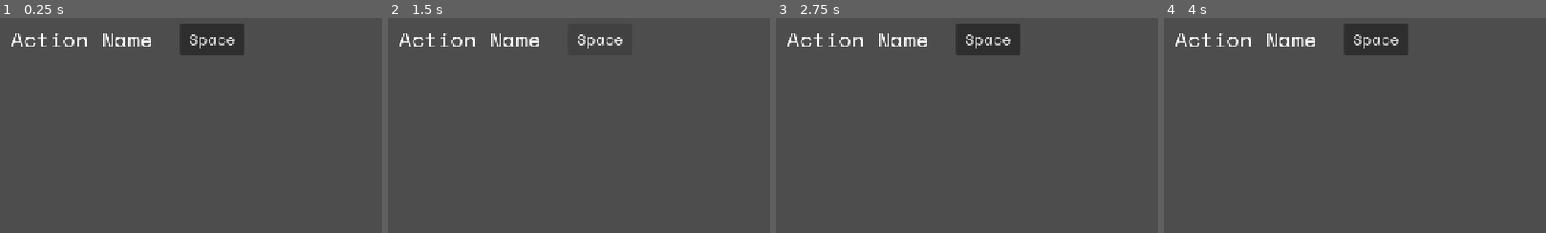
Above: before the commit, frames 1-4 (left to right).
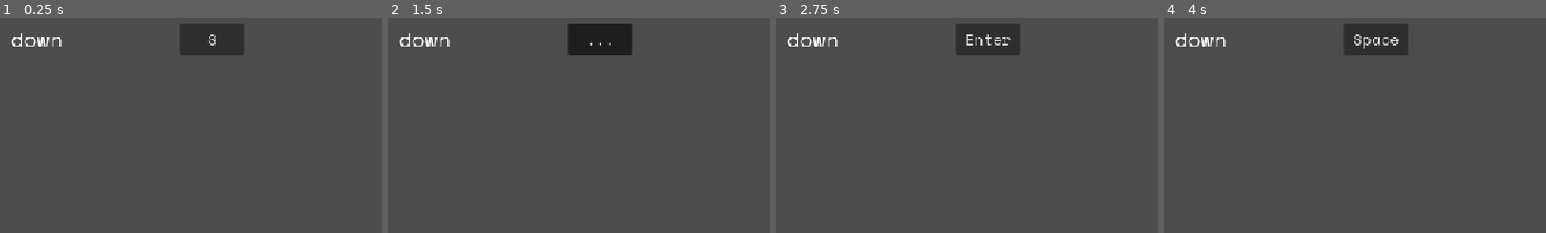
Above: after the commit, the same moments.

Repository: TurbogamesDev/godot-wild-jam-98
Game: Godot game, scene res://assets/scenes/ui/control_remap_item.tscn
The game is run twice, just before and just after one commit, with the same random seed, the same clock (stepped at 60 frames per second) and the same inputs. This scene is started directly instead of the project's main scene.
Inputs (mouse positions are % of the whole screen's width and height, from its top left):
- Up to frame 1 (0.25 s): no input
- Up to frame 2 (1.5 s): click "Space" (after the commit: "S") at 0.5 s; click "Space" (after the commit: "...") at 1.25 s
- Up to frame 3 (2.75 s): tap Enter at 2 s; move the mouse to (72, 45) at 2.02 s; hold D (right) from 2.03 s (still down); click (72, 45) at 2.17 s
- Up to frame 4 (4 s): release D (right) at 2.75 s; click "Space" (after the commit: "Enter") at 2.75 s; tap Space at 3.5 s; move the mouse to (30, 55) at 3.52 s; hold Enter (down, bound only after the commit) from 3.53 s (still down); click (30, 55) at 3.67 s
The pictures show only the part of the screen within x 0-50%, y 0-50%; the shares and areas given below are measured in that part.

The runs differ from the first frame. In frame 1, 1.1% of the frame differs, in the area x 3-62%, y 7-15%; in frame 2, 3.2%, in the area x 3-64%, y 2-18%; in frame 3, 1.1%; in frame 4, 0.8%.

Commit message:
Add ability to change keybinds

Diff:
--- a/assets/scenes/ui/control_remap_item.tscn
+++ b/assets/scenes/ui/control_remap_item.tscn
@@ -7,7 +7,7 @@
 font = ExtResource("2_ym2ta")
 font_size = 32
 
-[node name="ControlRemapItem" type="Control" unique_id=158876102]
+[node name="ControlRemapItem" type="Control" unique_id=158876102 node_paths=PackedStringArray("remapButton", "actionNameLabel")]
 layout_mode = 3
 anchors_preset = 15
 anchor_right = 1.0
@@ -17,6 +17,9 @@
 grow_horizontal = 2
 grow_vertical = 2
 script = ExtResource("1_oa4u0")
+actionName = "down"
+remapButton = NodePath("Button")
+actionNameLabel = NodePath("Label")
 
 [node name="Label" type="Label" parent="." unique_id=1088784247]
 layout_mode = 1
@@ -49,3 +52,5 @@
 theme_override_font_sizes/font_size = 23
 text = "Space"
 text_overrun_behavior = 5
+
+[connection signal="toggled" from="Button" to="." method="_on_button_toggled"]
--- a/assets/scripts/ui_script/control_remap_item.gd
+++ b/assets/scripts/ui_script/control_remap_item.gd
@@ -1,2 +1,87 @@
 extends Control
 class_name ControlRemapItem
+
+const CONTROLLER_LABELS: Dictionary = {
+	JoyButton.JOY_BUTTON_A: "🎮A",
+	JoyButton.JOY_BUTTON_B: "🎮B",
+	JoyButton.JOY_BUTTON_X: "🎮X",
+	JoyButton.JOY_BUTTON_Y: "🎮Y",
+	JoyButton.JOY_BUTTON_LEFT_SHOULDER: "LB",
+	JoyButton.JOY_BUTTON_RIGHT_SHOULDER: "RB",
+	JoyButton.JOY_BUTTON_LEFT_STICK: "L3",
+	JoyButton.JOY_BUTTON_RIGHT_STICK: "R3",
+	JoyButton.JOY_BUTTON_DPAD_UP: "🎮↑",
+	JoyButton.JOY_BUTTON_DPAD_DOWN: "🎮↓",
+	JoyButton.JOY_BUTTON_DPAD_LEFT: "🎮←",
+	JoyButton.JOY_BUTTON_DPAD_RIGHT: "🎮→",
+	JoyButton.JOY_BUTTON_START: "Start",
+	JoyButton.JOY_BUTTON_GUIDE: "Select"
+}
+
+@export var actionName: String
+@export var actionEventIndex: int
+
+@export var remapButton: Button
+@export var actionNameLabel: Label
+
+func _ready() -> void:
+	actionNameLabel.text = actionName
+
+	remapButton.toggle_mode = true
+
+	remapButton.text = get_current_control_keybind()
+
+func get_current_control_keybind():
+	var input = InputMap.action_get_events(actionName)[actionEventIndex]
+
+	if input is InputEventJoypadButton:
+		if CONTROLLER_LABELS.has(input.button_index):
+			return CONTROLLER_LABELS.get(input.button_index)
+
+		else:
+			return "Btn" + str(input.button_index)
+
+	elif InputEventKey:
+		if input.physical_keycode == 0:
+			return OS.get_keycode_string(input.keycode)
+
+		else:
+			return OS.get_keycode_string(input.physical_keycode)
+
+func _on_button_toggled(toggled_on: bool) -> void:
+	if !actionName or !InputMap.has_action(actionName):
+		return
+
+	if toggled_on:
+		remapButton.text = "..."
+		return
+
+	if actionEventIndex >= InputMap.action_get_events(actionName).size():
+		remapButton.text = "None"
+		return
+
+	remapButton.text = get_current_control_keybind()
+
+func _unhandled_input(event: InputEvent) -> void:
+	if !InputMap.has_action(actionName) or !remapButton.is_pressed():
+		return
+
+	if event.is_pressed() and (event is InputEventKey or event is InputEventJoypadButton):
+		var action_events_list = InputMap.action_get_events(actionName)
+
+		if actionEventIndex < action_events_list.size():
+			InputMap.action_erase_event(actionName, action_events_list[actionEventIndex])
+
+		InputMap.action_add_event(actionName, event)
+
+		actionEventIndex = InputMap.action_get_events(actionName).size() - 1
+
+		remapButton.button_pressed = false
+
+		release_focus()
+
+func _input(event: InputEvent) -> void:
+	if event is InputEventMouseButton:
+		remapButton.button_pressed = false
+
+		release_focus()
